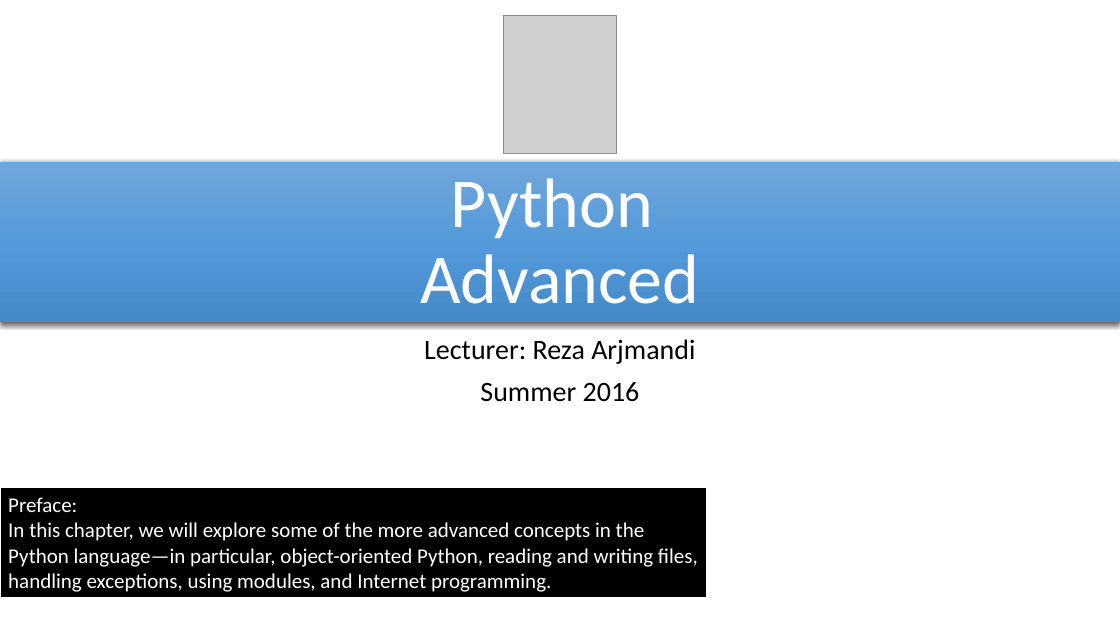
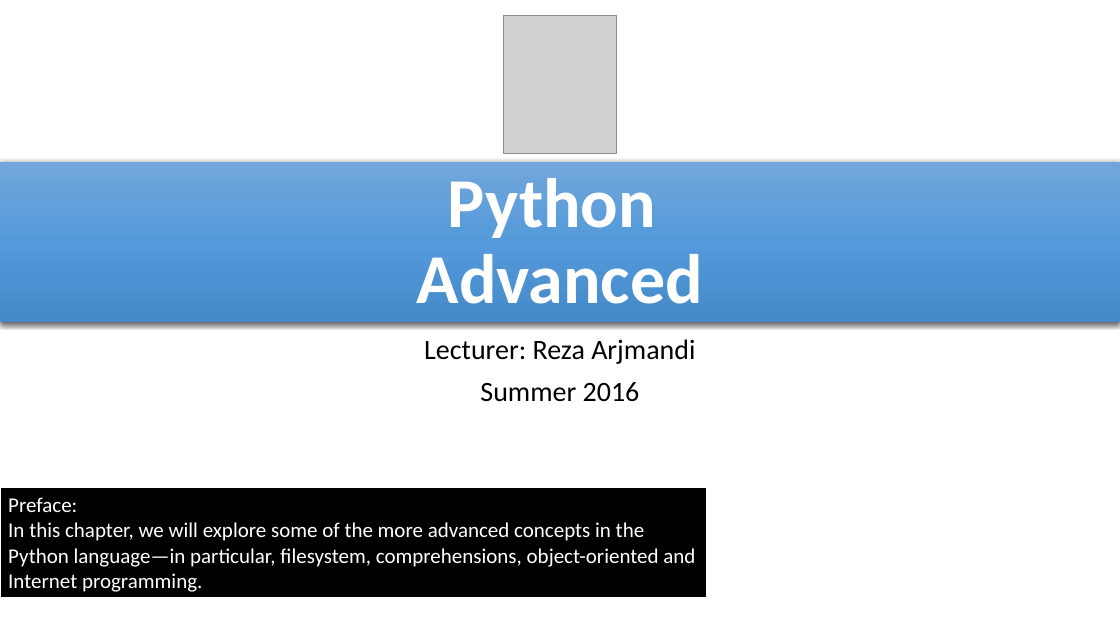
Before and after one commit to reza-arjmandi/rpi-course, a slide deck: slide 1 of session4/presentaion/Python_Advanced.pptx. Drawn at 1120x630 pixels with LibreOffice and Linux fonts; fonts in the diff are those of the drawing; grey boxes stand for pictures. Boxes give left, top, right and bottom in pixels: in the first picture for what was removed or moved away, otherwise in the second. Text is boxed around its words. In the diff, an @@ line names an element or a change of style, - is before the commit and + after.

Commit message:
Python_Advanced presentation file updated

```diff
--- a/session4/presentaion/Python_Advanced.pptx
+++ b/session4/presentaion/Python_Advanced.pptx
@@ title "Python Advanced" at [0, 162, 1120, 323]: bold on @@
@@ text in rectangle at [8, 522, 695, 592]: text changed @@
-In this chapter, we will explore some of the more advanced concepts in the Python language—in particular, object-oriented Python, reading and writing files, handling exceptions, using modules, and Internet programming.
+In this chapter, we will explore some of the more advanced concepts in the Python language—in particular, filesystem, comprehensions, object-oriented and Internet programming.
```
Also in this commit, not shown: 22 other slides changed, 28 slides added.
